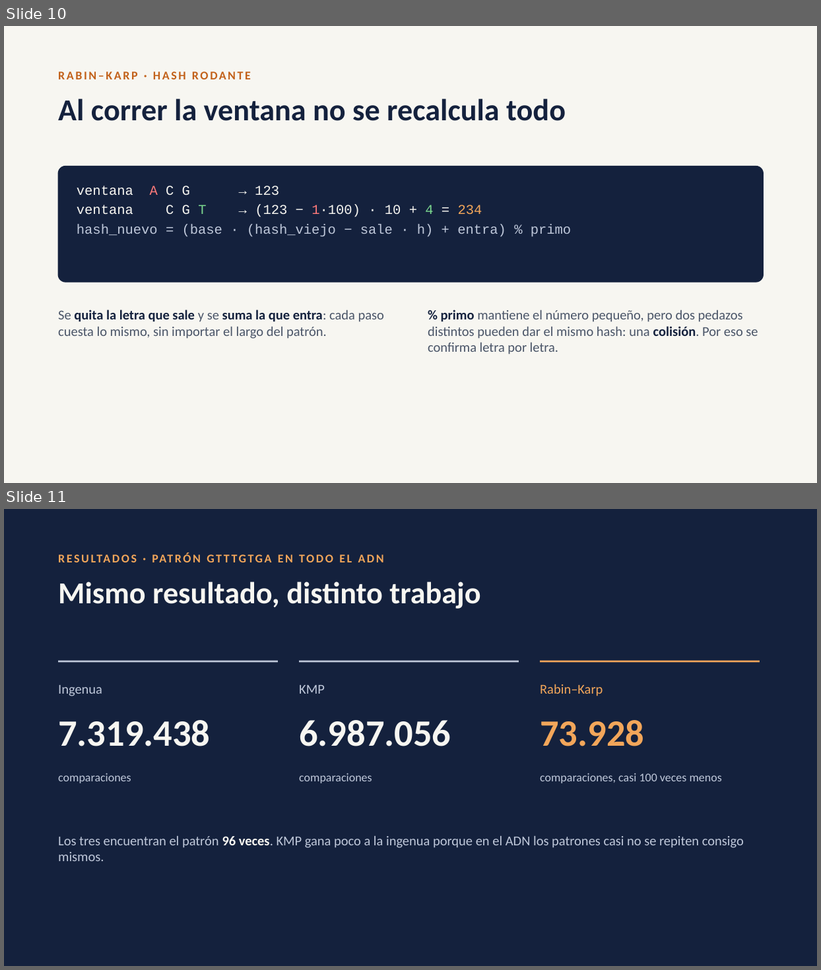
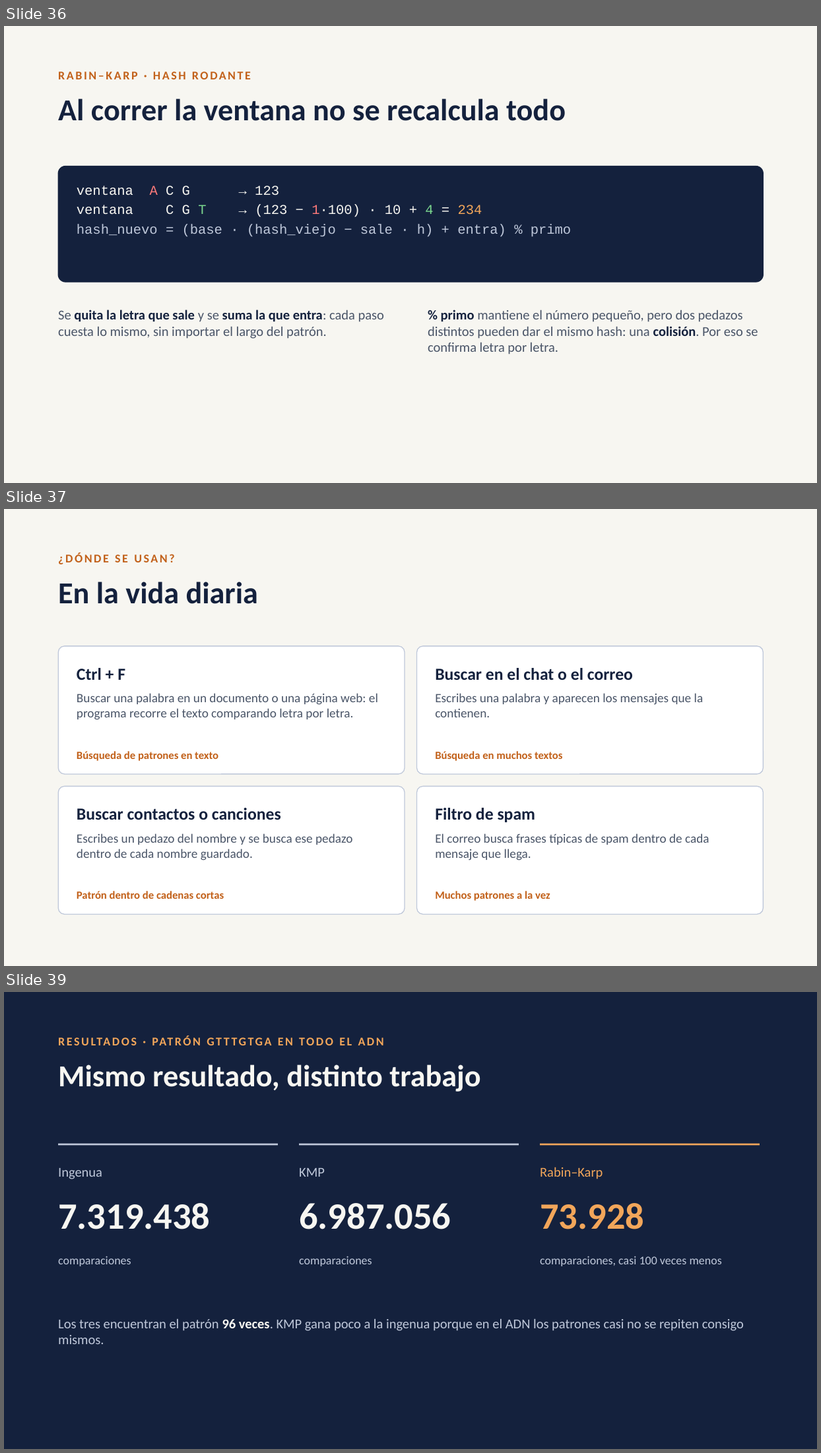
Before and after one commit to rolandramirez491/busqueda-patrones-adn, a slide deck: Presentacion_Busqueda_Patrones.pptx. Shown one above the other, each under a label of ours: slides 10 and 11 before the commit, slides 36, 37 and 39 after it; the slides between them are not shown. The pictures are 821x970 and 821x1453 pixels, drawn with LibreOffice and Linux fonts; fonts in the diff are those of the drawing. Boxes give left, top, right and bottom in pixels: in the first picture for what was removed or moved away, otherwise in the second. Text is boxed around its words. In the diff, an @@ line names an element or a change of style, - is before the commit and + after.

```diff
--- a/Presentacion_Busqueda_Patrones.pptx
+++ b/Presentacion_Busqueda_Patrones.pptx
@@ slide 37 added at (x1=4, y1=509, x2=817, y2=966), background #F7F6F1 @@
@@ text added at (x1=58, y1=553, x2=174, y2=564), 14 pt, text #C2611A, bold @@
+¿DÓNDE SE USAN?
@@ text added at (x1=58, y1=582, x2=258, y2=604), 36 pt, text #14213D, bold @@
+En la vida diaria
@@ rounded rectangle added at (x1=58, y1=646, x2=405, y2=774), fill #FFFFFF, outline #BFC8DA 1 pt @@
@@ rounded rectangle added at (x1=417, y1=646, x2=764, y2=774), fill #FFFFFF, outline #BFC8DA 1 pt @@
@@ text added at (x1=77, y1=668, x2=125, y2=680), 20 pt, text #14213D, bold @@
+Ctrl + F
@@ text added at (x1=435, y1=668, x2=633, y2=680), 20 pt, text #14213D, bold @@
+Buscar en el chat o el correo
@@ text added at (x1=77, y1=693, x2=378, y2=720), 15 pt, text #4A5568 @@
+Buscar una palabra en un documento o una página web: el programa recorre el texto comparando letra por letra.
@@ text added at (x1=435, y1=693, x2=704, y2=718), 15 pt, text #4A5568 @@
+Escribes una palabra y aparecen los mensajes que la contienen.
@@ text added at (x1=77, y1=751, x2=218, y2=761), 13 pt, text #C2611A, bold @@
+Búsqueda de patrones en texto
@@ text added at (x1=435, y1=751, x2=563, y2=761), 13 pt, text #C2611A, bold @@
+Búsqueda en muchos textos
@@ rounded rectangle added at (x1=58, y1=787, x2=405, y2=915), fill #FFFFFF, outline #BFC8DA 1 pt @@
@@ rounded rectangle added at (x1=417, y1=787, x2=764, y2=915), fill #FFFFFF, outline #BFC8DA 1 pt @@
@@ text added at (x1=77, y1=808, x2=281, y2=820), 20 pt, text #14213D, bold @@
+Buscar contactos o canciones
@@ text added at (x1=435, y1=808, x2=536, y2=823), 20 pt, text #14213D, bold @@
+Filtro de spam
@@ text added at (x1=77, y1=834, x2=352, y2=861), 15 pt, text #4A5568 @@
+Escribes un pedazo del nombre y se busca ese pedazo dentro de cada nombre guardado.
@@ text added at (x1=435, y1=834, x2=710, y2=861), 15 pt, text #4A5568 @@
+El correo busca frases típicas de spam dentro de cada mensaje que llega.
@@ text added at (x1=77, y1=891, x2=224, y2=899), 13 pt, text #C2611A, bold @@
+Patrón dentro de cadenas cortas
@@ text added at (x1=435, y1=891, x2=550, y2=901), 13 pt, text #C2611A, bold @@
+Muchos patrones a la vez
@@ what was slide 10 is now slide 36 @@
@@ what was slide 11 is now slide 39 @@
```
Also in this commit, not shown: 8 slides changed, 28 other slides added, 1 slide removed, 1 other file.
